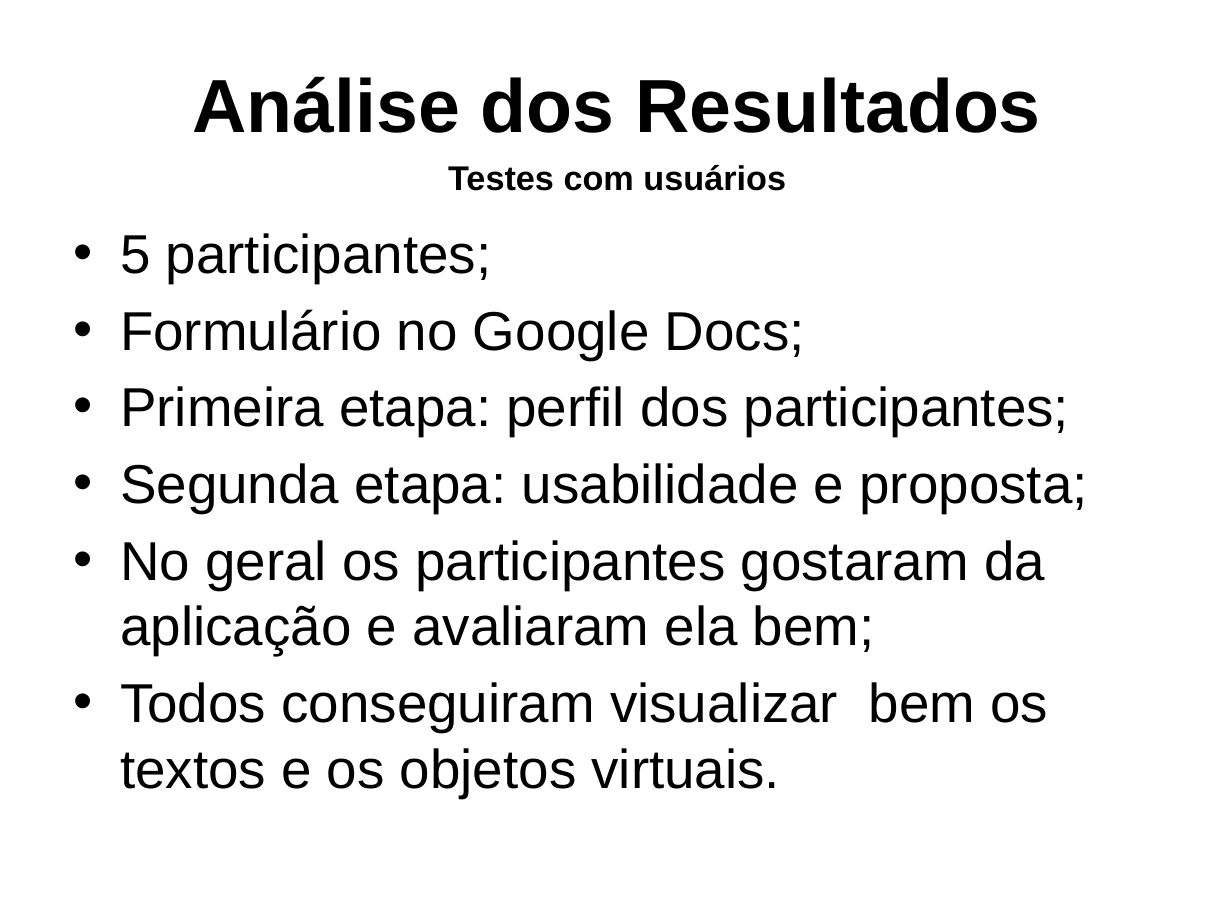
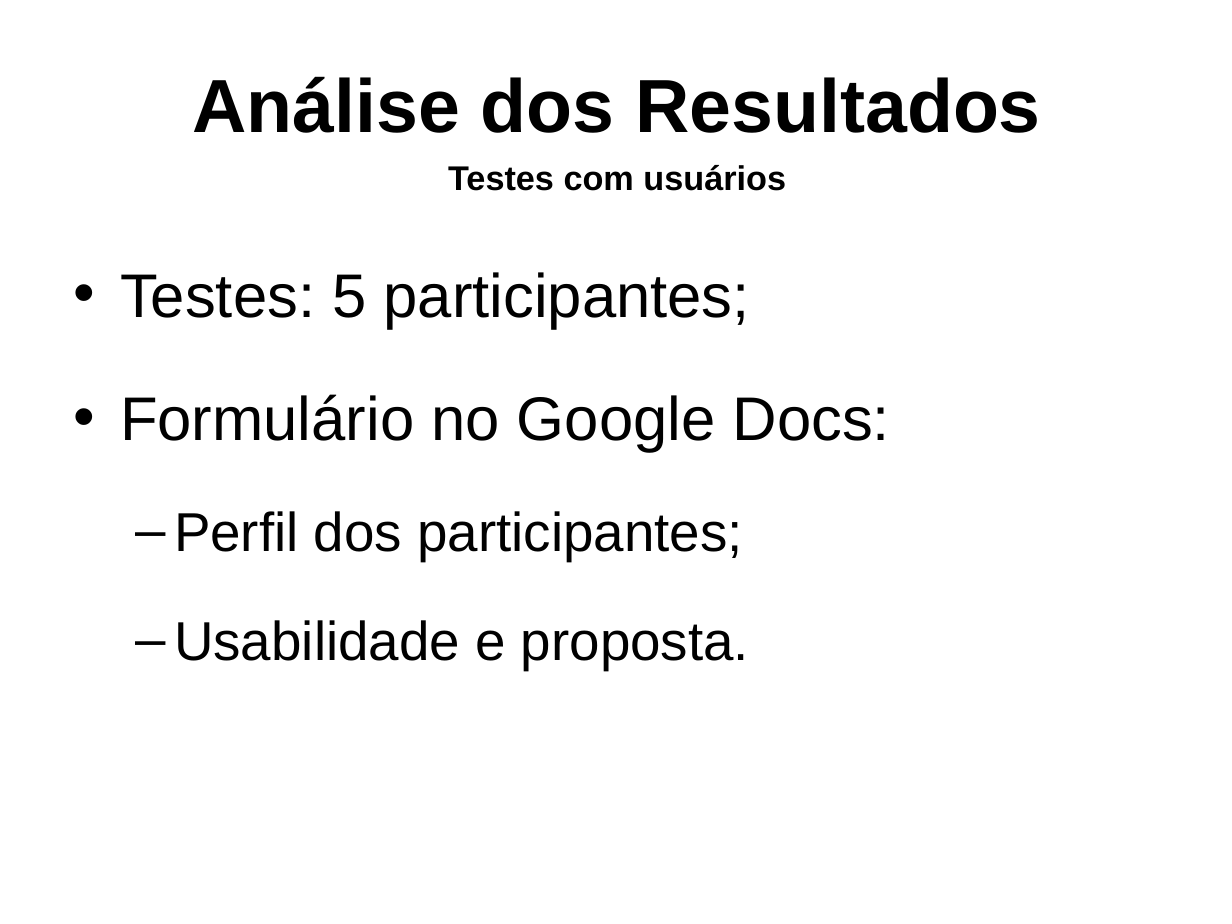
Before and after one commit to gcgfurb/tcc_JulioVicenteBrych, a slide deck: slide 20 of _julio/ApresentaçãoTCC-Julio_Vicente_Brych.pptx. Drawn at 1232x924 pixels with LibreOffice and Linux fonts; fonts in the diff are those of the drawing; background and template pictures are left out. Boxes give left, top, right and bottom in pixels: in the first picture for what was removed or moved away, otherwise in the second. Text is boxed around its words. In the diff, an @@ line names an element or a change of style, - is before the commit and + after.

```diff
--- a/_julio/ApresentaçãoTCC-Julio_Vicente_Brych.pptx
+++ b/_julio/ApresentaçãoTCC-Julio_Vicente_Brych.pptx
@@ text at (x1=120, y1=272, x2=890, y2=670): text changed; size 32 to 36 pt @@
-• 5 participantes;
-• Formulário no Google Docs;
-• Primeira etapa: perfil dos participantes;
-• Segunda etapa: usabilidade e proposta;
-• No geral os participantes gostaram da aplicação e avaliaram ela bem;
-• Todos conseguiram visualizar bem os textos e os objetos virtuais.
+• Testes: 5 participantes;
+• Formulário no Google Docs:
+  – Perfil dos participantes;
+  – Usabilidade e proposta.
```
Also in this commit, not shown: 18 other slides changed, 2 slides added.
